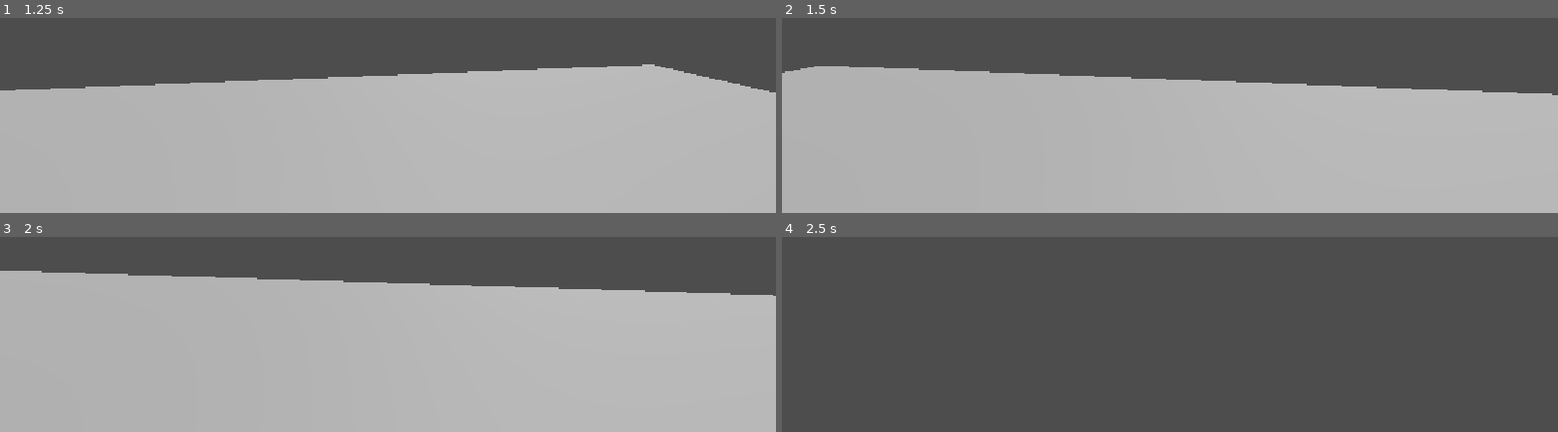
Above: before the commit, frames 1-4 (two rows, left to right).
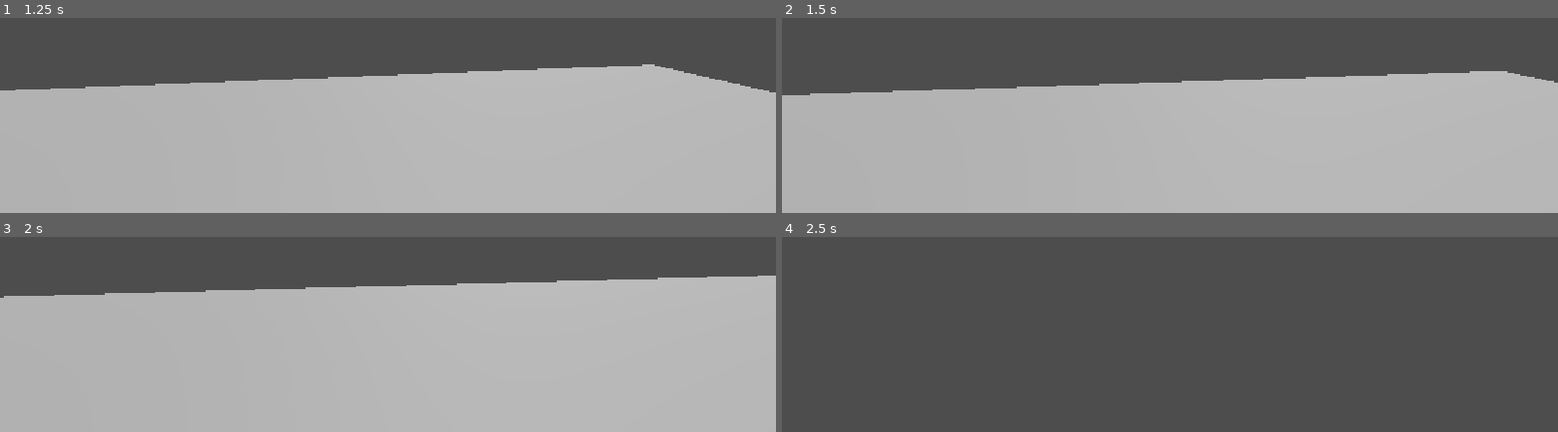
Above: after the commit, the same moments.

Repository: paulclau/GJMT
Game: Godot game, scene res://Scenes/World.tscn
Same seed, same stepped clock (60 frames per second), same inputs: the game is played once before the commit and once after it. The project has no main scene, so this scene is started directly.
Inputs (mouse positions are in pixels of both pictures, inside the frame that each line leads up to):
- Up to frame 1 (1.25 s): tap Enter at 0.5 s; move the mouse to (outside the picture) at 0.52 s; press the mouse at (outside the picture) at 0.53 s; hold W (forward) from 0.53 s (still down); tap Space (jump) at 0.77 s
- Up to frame 2 (1.5 s): keep holding W (forward); move the mouse to (outside the picture) at 1.27 s; release the mouse at (outside the picture) at 1.28 s; tap E (interact) at 1.35 s
- Up to frame 3 (2 s): keep holding W (forward); tap Space (jump) at 1.52 s; click (outside the picture) at 1.55 s
- Up to frame 4 (2.5 s): keep holding W (forward); move the mouse to (outside the picture) at 2.02 s; hold Shift (sprint) from 2.03 s (still down); click (outside the picture) at 2.3 s

Frame 1 is identical in both runs. In frame 2, 6.9% of the frame differs, in the area x 0-100%, y 24-40%; in frame 3, 6.1%; in frame 4, nothing differs.

Commit message:
added masking carving

Diff:
--- /dev/null
+++ b/Memento/Assets/Shaders/Carving.gdshader
@@ -0,0 +1,17 @@
+shader_type spatial;
+
+uniform sampler2D albedo_texture : source_color;
+uniform sampler2D carve_mask : hint_default_black;
+uniform float carve_threshold : hint_range(0.0, 1.0) = 0.5;
+
+void fragment() {
+	//Wherever the mask is "hot," we've carved through, just don't draw the fragment
+	//The inner shell mesh sitting just behind this one shows through instead
+	float carved = texture(carve_mask, UV).r;
+	if (carved > carve_threshold) {
+		discard;
+	}
+
+	ALBEDO = texture(albedo_texture, UV).rgb;
+	ROUGHNESS = 0.8;
+}
--- a/Memento/Scenes/Player/Player.tscn
+++ b/Memento/Scenes/Player/Player.tscn
@@ -8,6 +8,8 @@
 
 [node name="Player" type="CharacterBody3D" unique_id=285178599]
 script = ExtResource("1_rpqav")
+carve_sensitivity_multiplier = 0.163
+sensitivity_smoothing = 5.0
 
 [node name="Mesh" type="MeshInstance3D" parent="." unique_id=104790120]
 mesh = SubResource("CapsuleMesh_ahg1b")
--- a/Memento/Scenes/World.tscn
+++ b/Memento/Scenes/World.tscn
@@ -1,7 +1,9 @@
 [gd_scene format=3 uid="uid://plgqgc366oje"]
 
 [ext_resource type="Script" uid="uid://dowfhttnw7njr" path="res://Scripts/World.gd" id="1_j0p05"]
+[ext_resource type="Script" uid="uid://busknf2yft5nl" path="res://Scripts/Pumpkin.gd" id="2_5nsto"]
 [ext_resource type="Script" uid="uid://dn7s43co15sgj" path="res://Scripts/Player.gd" id="2_j0p05"]
+[ext_resource type="Script" uid="uid://bkn7bhxt55gdm" path="res://Scripts/OuterShell.gd" id="3_gjpho"]
 
 [sub_resource type="Environment" id="Environment_ahg1b"]
 
@@ -11,6 +13,16 @@
 albedo_color = Color(1, 1, 0.0627451, 1)
 
 [sub_resource type="BoxShape3D" id="BoxShape3D_ahg1b"]
+
+[sub_resource type="BoxMesh" id="BoxMesh_j0p05"]
+
+[sub_resource type="StandardMaterial3D" id="StandardMaterial3D_gjpho"]
+
+[sub_resource type="ConcavePolygonShape3D" id="ConcavePolygonShape3D_gjpho"]
+data = PackedVector3Array(-0.5, 0.5, 0.5, 0.5, 0.5, 0.5, -0.5, -0.5, 0.5, 0.5, 0.5, 0.5, 0.5, -0.5, 0.5, -0.5, -0.5, 0.5, 0.5, 0.5, -0.5, -0.5, 0.5, -0.5, 0.5, -0.5, -0.5, -0.5, 0.5, -0.5, -0.5, -0.5, -0.5, 0.5, -0.5, -0.5, 0.5, 0.5, 0.5, 0.5, 0.5, -0.5, 0.5, -0.5, 0.5, 0.5, 0.5, -0.5, 0.5, -0.5, -0.5, 0.5, -0.5, 0.5, -0.5, 0.5, -0.5, -0.5, 0.5, 0.5, -0.5, -0.5, -0.5, -0.5, 0.5, 0.5, -0.5, -0.5, 0.5, -0.5, -0.5, -0.5, 0.5, 0.5, 0.5, -0.5, 0.5, 0.5, 0.5, 0.5, -0.5, -0.5, 0.5, 0.5, -0.5, 0.5, -0.5, 0.5, 0.5, -0.5, -0.5, -0.5, 0.5, 0.5, -0.5, 0.5, -0.5, -0.5, -0.5, 0.5, -0.5, 0.5, 0.5, -0.5, -0.5, -0.5, -0.5, -0.5)
+
+[sub_resource type="BoxMesh" id="BoxMesh_ahg1b"]
+size = Vector3(0.8, 0.8, 0.8)
 
 [sub_resource type="CapsuleMesh" id="CapsuleMesh_ahg1b"]
 
@@ -46,9 +58,27 @@
 [node name="CollisionShape3D" type="CollisionShape3D" parent="Map/CarvingObject/StaticBody3D" unique_id=710810751]
 shape = SubResource("BoxShape3D_ahg1b")
 
+[node name="CarvingShaderMask" type="Node3D" parent="Map" unique_id=2072358653]
+transform = Transform3D(1, 0, 0, 0, 1, 0, 0, 0, 1, -3.6909552, 1.3919476, 0)
+script = ExtResource("2_5nsto")
+
+[node name="Outer" type="MeshInstance3D" parent="Map/CarvingShaderMask" unique_id=2008846254]
+mesh = SubResource("BoxMesh_j0p05")
+surface_material_override/0 = SubResource("StandardMaterial3D_gjpho")
+script = ExtResource("3_gjpho")
+
+[node name="StaticBody3D" type="StaticBody3D" parent="Map/CarvingShaderMask/Outer" unique_id=1280937576]
+
+[node name="CollisionShape3D" type="CollisionShape3D" parent="Map/CarvingShaderMask/Outer/StaticBody3D" unique_id=246275717]
+shape = SubResource("ConcavePolygonShape3D_gjpho")
+
+[node name="Inner" type="MeshInstance3D" parent="Map/CarvingShaderMask" unique_id=132374443]
+mesh = SubResource("BoxMesh_ahg1b")
+
 [node name="Player" type="CharacterBody3D" parent="." unique_id=285178599]
 transform = Transform3D(1, 0, 0, 0, 1, 0, 0, 0, 1, 0, 1, 0)
 script = ExtResource("2_j0p05")
+carve_sensitivity_multiplier = 0.1
 
 [node name="Mesh" type="MeshInstance3D" parent="Player" unique_id=104790120]
 mesh = SubResource("CapsuleMesh_ahg1b")
--- /dev/null
+++ b/Memento/Scripts/OuterShell.gd
@@ -0,0 +1,35 @@
+extends MeshInstance3D
+
+const MASK_SIZE := 1024
+
+var carve_image: Image
+var carve_texture: ImageTexture
+var shell_material: ShaderMaterial
+
+func _ready() -> void:
+	carve_image = Image.create(MASK_SIZE, MASK_SIZE, false, Image.FORMAT_R8)
+	carve_image.fill(Color(0, 0, 0))
+	carve_texture = ImageTexture.create_from_image(carve_image)
+
+	shell_material = ShaderMaterial.new()
+	shell_material.shader = preload("res://Assets/Shaders/Carving.gdshader")
+	set_surface_override_material(0, shell_material)
+
+	shell_material.set_shader_parameter("carve_mask", carve_texture)
+
+func stamp_carve(uv: Vector2, brush_radius_px: int = 15) -> void:
+	var center := Vector2i(uv.x * MASK_SIZE, uv.y * MASK_SIZE)
+
+	for y in range(-brush_radius_px, brush_radius_px):
+		for x in range(-brush_radius_px, brush_radius_px):
+			if Vector2(x, y).length() > brush_radius_px:
+				continue
+			var px := center.x + x
+			var py := center.y + y
+			# wrap horizontally in case the UV seam is mid-brush
+			px = wrapi(px, 0, MASK_SIZE)
+			if py < 0 or py >= MASK_SIZE:
+				continue
+			carve_image.set_pixel(px, py, Color(1, 0, 0))
+
+	carve_texture.update(carve_image)
--- a/Memento/Scripts/Player.gd
+++ b/Memento/Scripts/Player.gd
@@ -21,6 +21,14 @@
 @export var min_look_angle: float = -40.0
 @export var max_look_angle: float = 60.0
 
+@export_category("Carving Friction")
+
+@export var carve_action: String = "carve" # must match the action name used in Pumpkin.gd
+@export_range(0.0, 1.0) var carve_sensitivity_multiplier: float = 0.2 # lower = heavier resistance while carving
+@export var sensitivity_smoothing: float = 5.0 # higher = snaps in faster, lower = eases in gradually
+
+var current_sensitivity: float
+
 @export_category("Head Bob")
 
 @export var bob_frequency: float = 2.4
@@ -42,6 +50,7 @@
 # LIFECYCLE
 func _ready() -> void:
 	Input.set_mouse_mode(Input.MOUSE_MODE_CAPTURED)
+	current_sensitivity = mouse_sensitivity
 
 func _unhandled_input(event: InputEvent) -> void:
 	if event is InputEventMouseMotion:
@@ -53,16 +62,26 @@
 	_handle_movement(delta)
 	_update_head_bob(delta)
 	_update_fov(delta)
+	_update_carve_friction(delta)
 	move_and_slide()
 
 # CAMERA LOOK
 func _handle_camera_look(event: InputEventMouseMotion) -> void:
 	# Rotate the player horizontally.
-	rotate_y(-event.relative.x * mouse_sensitivity)
+	rotate_y(-event.relative.x * current_sensitivity)
 
 	# Rotate the camera vertically.
-	camera.rotation.x -= event.relative.y * mouse_sensitivity
+	camera.rotation.x -= event.relative.y * current_sensitivity
 	camera.rotation.x = clamp(camera.rotation.x, deg_to_rad(min_look_angle), deg_to_rad(max_look_angle))
+
+# CARVE FRICTION
+# While the carve button is held, ease sensitivity down so aiming the knife feels heavier and more deliberate
+func _update_carve_friction(delta: float) -> void:
+	var target_sensitivity := mouse_sensitivity
+	if Input.is_action_pressed(carve_action):
+		target_sensitivity = mouse_sensitivity * carve_sensitivity_multiplier
+
+	current_sensitivity = lerp(current_sensitivity, target_sensitivity, delta * sensitivity_smoothing)
 
 # GRAVITY AND JUMPING
 func _apply_gravity(delta: float) -> void:
@@ -76,7 +95,6 @@
 # MOVEMENT
 func _handle_movement(delta: float) -> void:
 	var input_direction := Input.get_vector("left", "right", "forward", "backward")
-
 	var movement_direction := _get_movement_direction(input_direction)
 	var current_speed := sprint_speed if Input.is_action_pressed("sprint") else walk_speed
 	if is_on_floor():
@@ -87,7 +105,6 @@
 
 func _get_movement_direction(input_direction: Vector2) -> Vector3:
 	var direction := Vector3(input_direction.x, 0.0, input_direction.y)
-	# Movement follows the player's horizontal rotation.
 	direction = global_transform.basis * direction
 	return direction.normalized()
 
--- /dev/null
+++ b/Memento/Scripts/Pumpkin.gd
@@ -0,0 +1,103 @@
+extends Node3D
+
+var mesh_faces: Array = []  # {verts: [Vector3 x3], uvs: [Vector2 x3]} per triangle
+
+@onready var outer_shell: MeshInstance3D = $Outer
+
+func _ready() -> void:
+	_bake_face_uv_lookup(outer_shell.mesh)
+
+# MeshDataTool only understands ArrayMesh, but placeholder/primitive meshes
+# (BoxMesh, SphereMesh, etc.) aren't ArrayMesh under the hood — so if that's
+# what we've got, convert it on the fly rather than making the mesh setup fragile
+func _bake_face_uv_lookup(mesh: Mesh) -> void:
+	var array_mesh: ArrayMesh
+	if mesh is ArrayMesh:
+		array_mesh = mesh
+	else:
+		array_mesh = ArrayMesh.new()
+		var arrays: Array = mesh.surface_get_arrays(0)
+		array_mesh.add_surface_from_arrays(Mesh.PRIMITIVE_TRIANGLES, arrays)
+
+	var mdt := MeshDataTool.new()
+	mdt.create_from_surface(array_mesh, 0)
+
+	for i in mdt.get_face_count():
+		var face_data := {"verts": [], "uvs": []}
+		for j in range(3):
+			var vi := mdt.get_face_vertex(i, j)
+			face_data.verts.append(mdt.get_vertex(vi))
+			face_data.uvs.append(mdt.get_vertex_uv(vi))
+		mesh_faces.append(face_data)
+
+func _physics_process(_delta: float) -> void:
+	if Input.is_action_pressed("carve"):
+		_try_carve()
+
+func _try_carve() -> void:
+	var cam := get_viewport().get_camera_3d()
+	if cam == null:
+		return
+
+	var from := cam.global_position
+	var to := from + cam.project_ray_normal(get_viewport().get_mouse_position()) * 3.0
+
+	var space := get_world_3d().direct_space_state
+	var query := PhysicsRayQueryParameters3D.create(from, to)
+	var result: Dictionary = space.intersect_ray(query)
+
+	if result.is_empty():
+		return
+
+	var local_point: Vector3 = outer_shell.to_local(result.position)
+	var uv: Variant = _closest_face_uv(local_point)
+	if uv != null:
+		outer_shell.stamp_carve(uv)
+
+# Walks every triangle and finds whichever one the hit point is closest to,
+# then converts the hit into that triangle's UV space via barycentric weights.
+# Fine for a low-poly pumpkin (a few hundred to ~1500 tris) — if you go much
+# higher poly than that, this is the first place to add spatial partitioning.
+func _closest_face_uv(point: Vector3) -> Variant:
+	var best_dist := INF
+	var best_uv := Vector2.ZERO
+	var found := false
+
+	for face in mesh_faces:
+		var bary: Variant = _barycentric(point, face.verts[0], face.verts[1], face.verts[2])
+		if bary == null:
+			continue
+
+		var b: Vector3 = bary
+		var hit_on_face: Vector3 = face.verts[0]*b.x + face.verts[1]*b.y + face.verts[2]*b.z
+		var dist: float = point.distance_to(hit_on_face)
+
+		if dist < best_dist:
+			best_dist = dist
+			best_uv = face.uvs[0]*b.x + face.uvs[1]*b.y + face.uvs[2]*b.z
+			found = true
+
+	if found:
+		return best_uv
+	return null
+
+func _barycentric(p: Vector3, a: Vector3, b: Vector3, c: Vector3) -> Variant:
+	var v0 := b - a
+	var v1 := c - a
+	var v2 := p - a
+
+	var d00 := v0.dot(v0)
+	var d01 := v0.dot(v1)
+	var d11 := v1.dot(v1)
+	var d20 := v2.dot(v0)
+	var d21 := v2.dot(v1)
+
+	var denom := d00 * d11 - d01 * d01
+	if abs(denom) < 0.0001:
+		return null  # degenerate triangle, nothing usable to return
+
+	var v := (d11 * d20 - d01 * d21) / denom
+	var w := (d00 * d21 - d01 * d20) / denom
+	var u := 1.0 - v - w
+
+	return Vector3(u, v, w)
--- a/Memento/Scripts/World.gd
+++ b/Memento/Scripts/World.gd
@@ -5,18 +5,18 @@
 @onready var base_mesh: CSGMesh3D = $Map/CarvingObject/Base
 @onready var collision_body: StaticBody3D = $Map/CarvingObject/StaticBody3D
 
-@export var carve_radius := 0.2
-@export var carve_spacing := 0.1
-@export var bake_after_carves := 20
-@export var max_carves := 100
+@export var carve_radius = 0.2
+@export var carve_spacing = 0.1
+@export var bake_after_carves = 20
+@export var max_carves = 100
 
-var is_carving := false
-var mouse_position := Vector2.ZERO
-var last_carve_position := Vector3.ZERO
-var has_last_carve_position := false
-var carve_count := 0
-var temporary_carves := 0
-var is_baking := false
+var is_carving = false
+var mouse_position = Vector2.ZERO
+var last_carve_position = Vector3.ZERO
+var has_last_carve_position = false
+var carve_count = 0
+var temporary_carves = 0
+var is_baking = false
 
 func _ready() -> void:
 	mouse_position = get_viewport().get_mouse_position()
@@ -40,11 +40,11 @@
 	carve_at_mouse(mouse_position)
 
 func carve_at_mouse(mouse_pos: Vector2) -> void:
-	var ray_origin := camera.project_ray_origin(mouse_pos)
-	var ray_direction := camera.project_ray_normal(mouse_pos)
+	var ray_origin = camera.project_ray_origin(mouse_pos)
+	var ray_direction = camera.project_ray_normal(mouse_pos)
 
-	var query := PhysicsRayQueryParameters3D.create(ray_origin, ray_origin + ray_direction * 1000.0)
-	var result := get_world_3d().direct_space_state.intersect_ray(query)
+	var query = PhysicsRayQueryParameters3D.create(ray_origin, ray_origin + ray_direction * 1000.0)
+	var result = get_world_3d().direct_space_state.intersect_ray(query)
 	if result.is_empty() or result.collider != collision_body:
 		return
 	var hit_position: Vector3 = result.position
@@ -56,16 +56,16 @@
 		has_last_carve_position = true
 		return
 
-	var distance := hit_position.distance_to(last_carve_position)
+	var distance = hit_position.distance_to(last_carve_position)
 
 	if distance < carve_spacing:
 		return
 
-	var steps := int(ceil(distance / carve_spacing))
+	var steps = int(ceil(distance / carve_spacing))
 
 	for i in range(1, steps + 1):
-		var t := float(i) / float(steps)
-		var point := last_carve_position.lerp(hit_position, t)
+		var t = float(i) / float(steps)
+		var point = last_carve_position.lerp(hit_position, t)
 
 		add_carving_sphere(point, hit_normal)
 
@@ -79,13 +79,13 @@
 	if carve_count >= max_carves or is_baking:
 		return
 
-	var carving_sphere := CSGSphere3D.new()
+	var carving_sphere = CSGSphere3D.new()
 	carving_sphere.radius = carve_radius
 	carving_sphere.radial_segments = 8
 	carving_sphere.rings = 4
 	carving_sphere.operation = CSGShape3D.OPERATION_SUBTRACTION
 
-	var sphere_position := carve_position + surface_normal * 0.05
+	var sphere_position = carve_position + surface_normal * 0.05
 
 	carving_sphere.position = carving_object.to_local(sphere_position)
 	carving_object.add_child(carving_sphere)
@@ -102,7 +102,7 @@
 	is_baking = true
 	carving_object._update_shape()
 	await get_tree().process_frame
-	var meshes := carving_object.get_meshes()
+	var meshes = carving_object.get_meshes()
 
 	if meshes.size() <= 1:
 		is_baking = false
@@ -112,7 +112,7 @@
 	if baked_mesh == null:
 		is_baking = false
 		return
-	var old_material := base_mesh.material
+	var old_material = base_mesh.material
 
 	for child in carving_object.get_children():
 		if child is CSGSphere3D:
--- a/Memento/project.godot
+++ b/Memento/project.godot
@@ -60,6 +60,11 @@
 "events": [Object(InputEventKey,"resource_local_to_scene":false,"resource_name":"","device":-1,"window_id":0,"alt_press …(192 unchanged characters)…
 ]
 }
+carve={
+"deadzone": 0.2,
+"events": [Object(InputEventMouseButton,"resource_local_to_scene":false,"resource_name":"","device":-1,"window_id":0,"alt_pressed":false,"shift_pressed":false,"ctrl_pressed":false,"meta_pressed":false,"button_mask":0,"position":Vector2(0, 0),"global_position":Vector2(0, 0),"factor":1.0,"button_index":1,"canceled":false,"pressed":false,"double_click":false,"script":null)
+]
+}
 
 [layer_names]
 
Not shown, added: Memento/Assets/Shaders/Carving.gdshader.uid
Not shown, added: Memento/Scripts/OuterShell.gd.uid
Not shown, added: Memento/Scripts/Pumpkin.gd.uid
